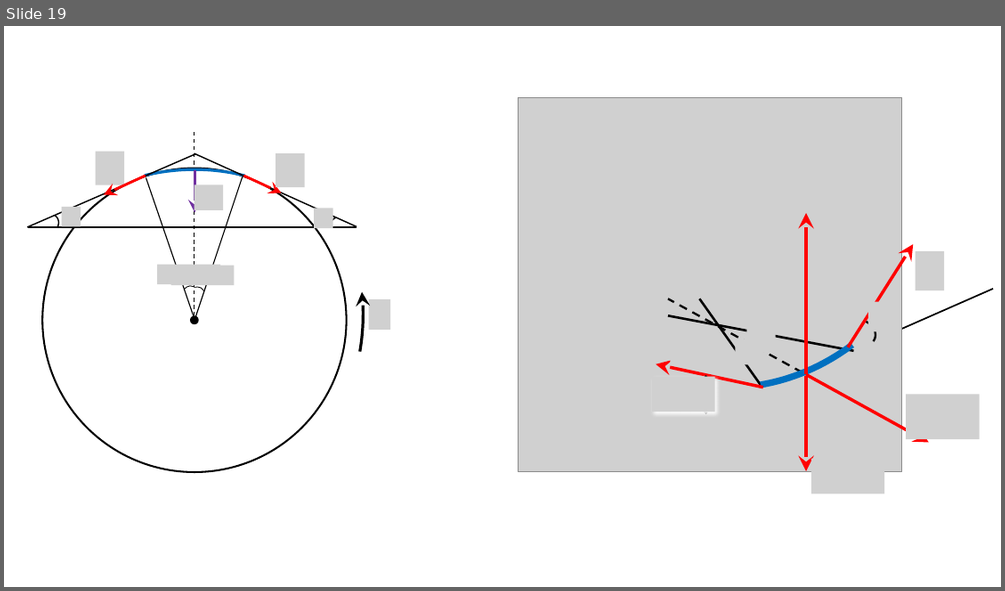
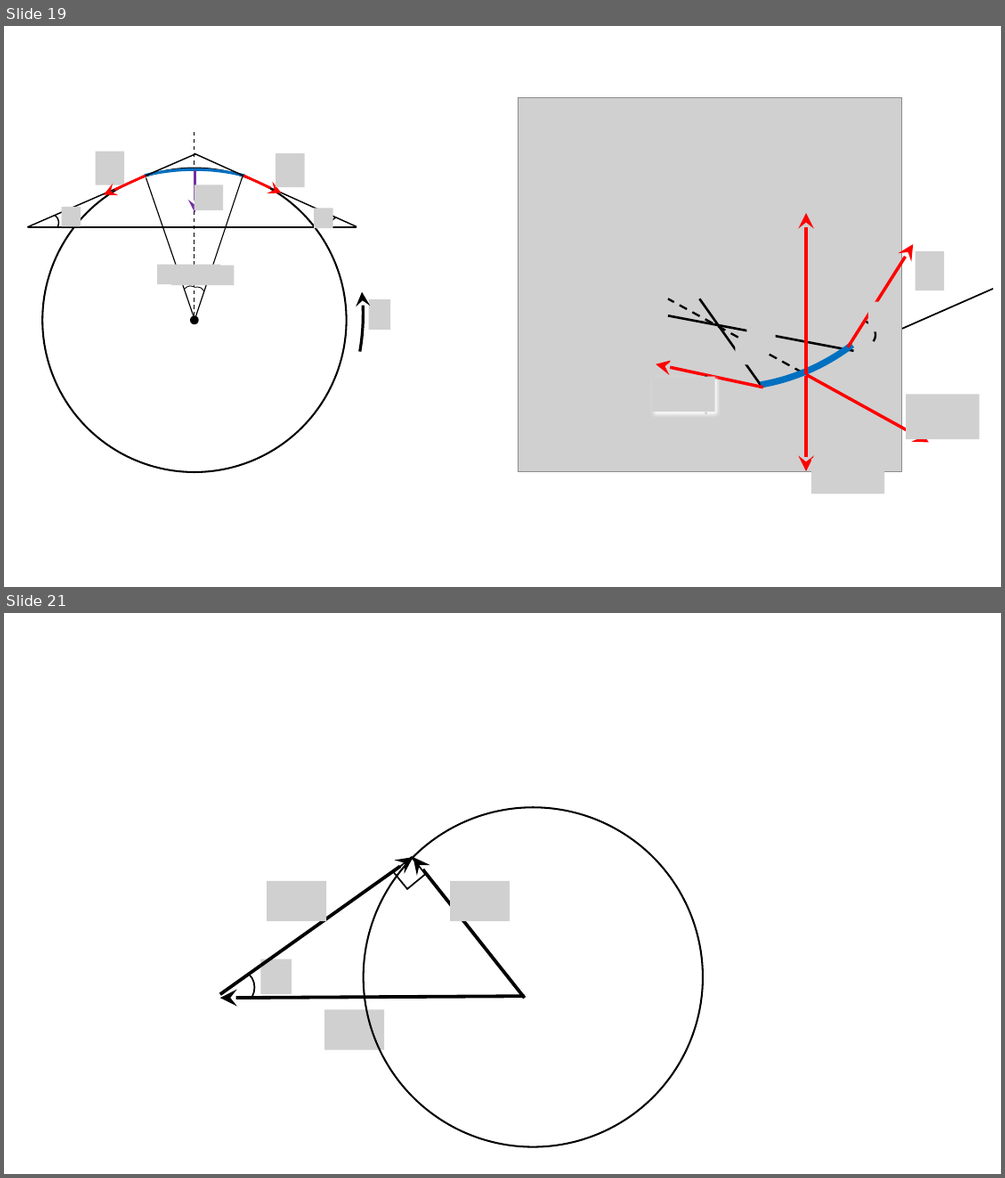
Before and after one commit to savchenko-physics/savchenko-physics.github.io, a slide deck: volunteer/Drawings.pptx. Shown one above the other, each under a label of ours: slide 19 before the commit, slides 19 and 21 after it; the slides between them are not shown. The pictures are 1005x591 and 1005x1178 pixels, drawn with LibreOffice and Linux fonts; fonts in the diff are those of the drawing; grey boxes stand for pictures. Boxes give left, top, right and bottom in pixels: in the first picture for what was removed or moved away, otherwise in the second. Text is boxed around its words. In the diff, an @@ line names an element or a change of style, - is before the commit and + after.

```diff
--- a/volunteer/Drawings.pptx
+++ b/volunteer/Drawings.pptx
@@ slide 21 added at (x1=4, y1=613, x2=1001, y2=1174), background #FFFFFF @@
@@ ellipse added at (x1=364, y1=807, x2=704, y2=1147), outline #000000 1.75 pt @@
@@ arrow added from (220, 995) to (413, 857), #000000 3.25 pt @@
@@ rectangle added at (x1=394, y1=857, x2=426, y2=889), outline #000000 1.5 pt @@
@@ arrow added from (525, 997) to (413, 857), #000000 3.25 pt @@
@@ picture added at (x1=267, y1=881, x2=326, y2=921) @@
@@ picture added at (x1=451, y1=881, x2=510, y2=921) @@
@@ picture added at (x1=260, y1=959, x2=291, y2=995) @@
@@ arc (boxed as its full ellipse) added at (x1=213, y1=964, x2=261, y2=1013), outline #000000 1.5 pt @@
@@ arrow added from (525, 996) to (220, 997), #000000 3.25 pt @@
@@ picture added at (x1=324, y1=1009, x2=385, y2=1050) @@
```
Also in this commit, not shown: 2 other slides added, 1 slide removed, 13 other files.
